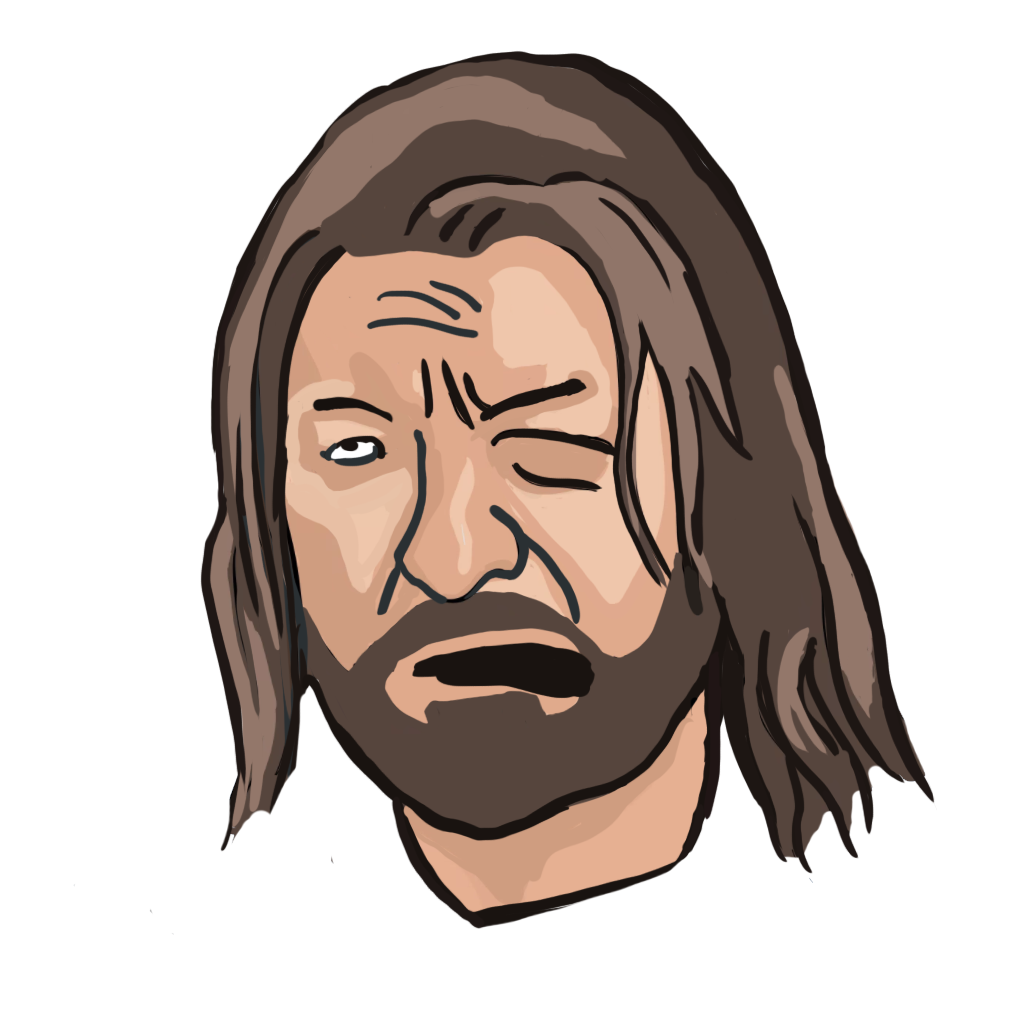
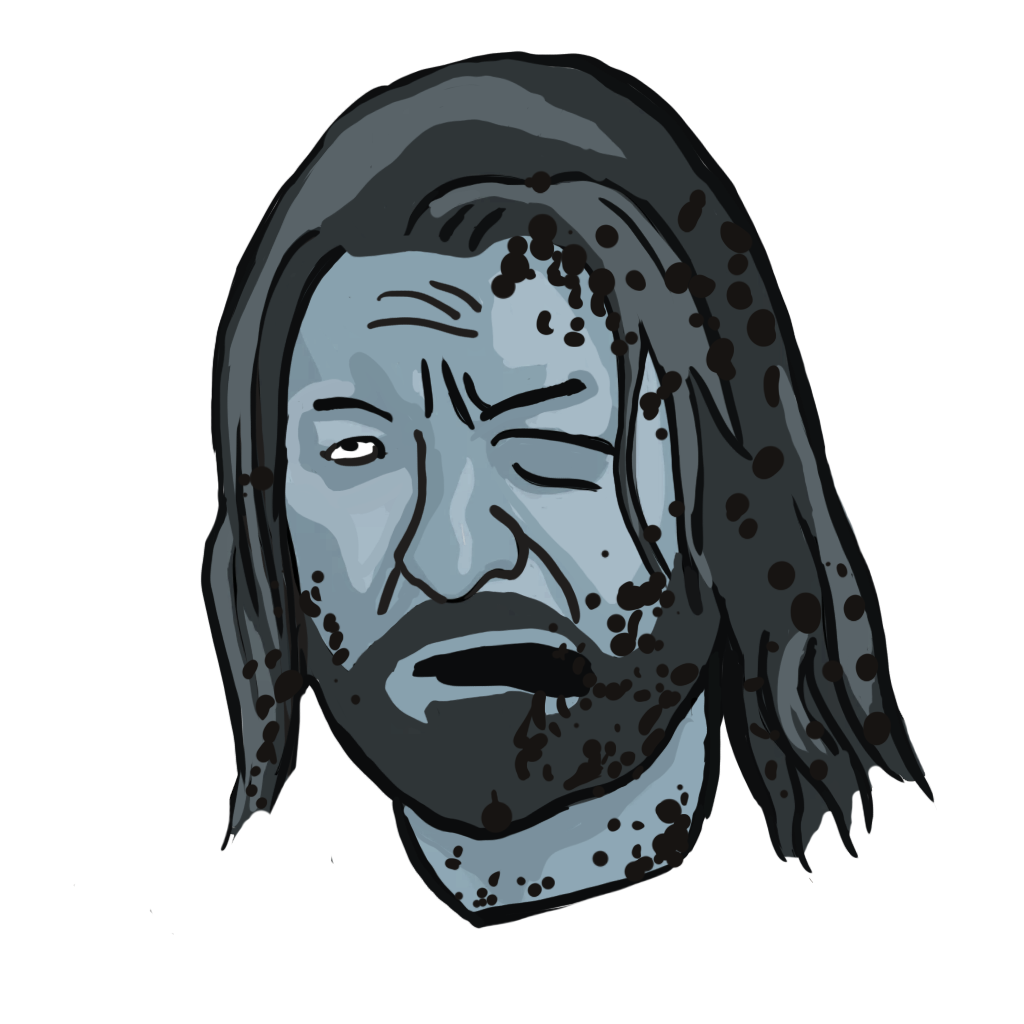
Layered file, before and after one edit (1024 x 1024). Changes by layer:
added layer "Layer 5" above "Layer 4" over [237, 170, 892, 909]
painted on "Layer 4" over [73, 51, 934, 934]
